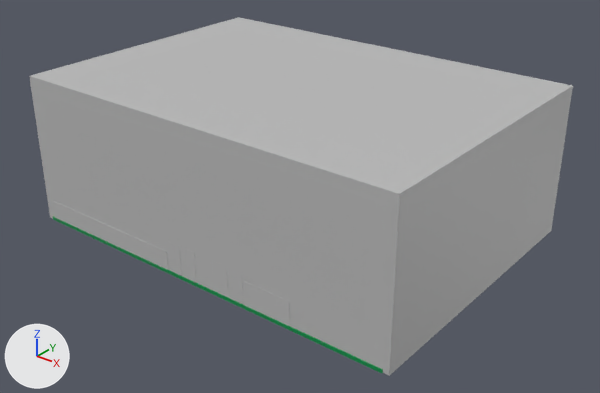
Two versions of the FBX model GGJ20/Assets/Meshes/LUCY_LEVEL.fbx, one commit apart.
Camera for both pictures: a 50 mm camera at (122.3, -151.5, 102.0) aimed at (7.0, -7.4, 12.6). The lights are fixed; the arrows at lower left show +X, +Y and +Z. Where no turn or scale is listed for an object, it has been applied to the vertices.

Script lines for the objects in view, before the commit:
```python
ob_largeslots = bpy.data.objects.new('LargeSlots', me_mesh_017)
ob_largeslots.location = (11.0, -11.1, 4.1)
ob_motherboard = bpy.data.objects.new('MotherBoard', me_mesh_006)
ob_motherboard.location = (0.0, 0.0, 0.0)
ob_objective_01 = bpy.data.objects.new('OBJECTIVE_01', me_mesh_010)
ob_objective_01.location = (-36.5, -26.1, 2.5)
ob_objective_base_01 = bpy.data.objects.new('OBJECTIVE_BASE_01', me_mesh_009)
ob_objective_base_01.location = (-36.5, -26.0, 1.0)
ob_ramslot_large = bpy.data.objects.new('RamSlot_Large', me_mesh_011)
ob_ramslot_large.location = (-30.1, -0.2, 2.9)
ob_usb_ports = bpy.data.objects.new('USB_Ports', me_mesh_016)
ob_usb_ports.location = (-1.1, -0.1, 8.5)
# also in view: 'SHELL' at (0.0, 0.0, 19.3)
```
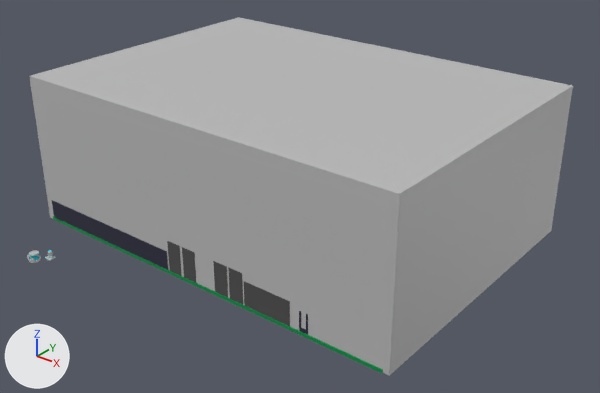
Where the newer file only moved an object's origin or applied its transform, the numbers keep the older frame.

Changed parts and their boxes (x1, y1, x2, y2) in the pictures (600 x 393 px):
'RamSlot_Large', recoloured: (52, 200, 168, 270) in both
'USB_Ports', recoloured: (167, 241, 243, 304) in both
'LargeSlots', recoloured: (244, 281, 290, 326) in both
'OBJECTIVE_BASE_01', moved (not visible before): after (27, 254, 41, 263)
'OBJECTIVE_01', moved (not visible before): after (29, 250, 39, 256)

What the commit changed:
Material 'mid_grey' (mat_mid_grey) is new.
Its base color is (0.0774, 0.0774, 0.0774) (dark grey #4f4f4f).
Material 'dark_blue' (mat_dark_blue) is new.
Its base color is (0.0229, 0.0229, 0.049) (dark blue #2a2a3f).
me_mesh_017 has 1606 vertices, 1600 faces and spans x -41.3..41.3, y -27.3..27.3, z -3.7..3.7.
me_mesh_017 no longer uses material mat_lambert5 (grey #bcbcbc).
me_mesh_017 now uses material mat_mid_grey (dark grey #4f4f4f).
me_mesh_016 has 3920 vertices, 3980 faces and spans x -16.8..16.8, y -38.3..38.3, z -8.0..8.0.
me_mesh_016 no longer uses material mat_lambert3 (grey #bcbcbc).
me_mesh_016 now uses material mat_mid_grey (dark grey #4f4f4f).
me_mesh_011 has 5614 vertices, 5603 faces and spans x -22.0..22.0, y -38.3..38.3, z -2.5..2.5.
me_mesh_011 no longer uses material mat_lambert3 (grey #bcbcbc).
me_mesh_011 now uses material mat_dark_blue (dark blue #2a2a3f).
Object 'OBJECTIVE_01' (ob_objective_01) moves from (-36.5, -26.1, 2.5) to (-36.6, -55.3, 2.4).
Object 'OBJECTIVE_BASE_01' (ob_objective_base_01) moves from (-36.5, -26.0, 1.0) to (-36.5, -55.4, 1.0).
